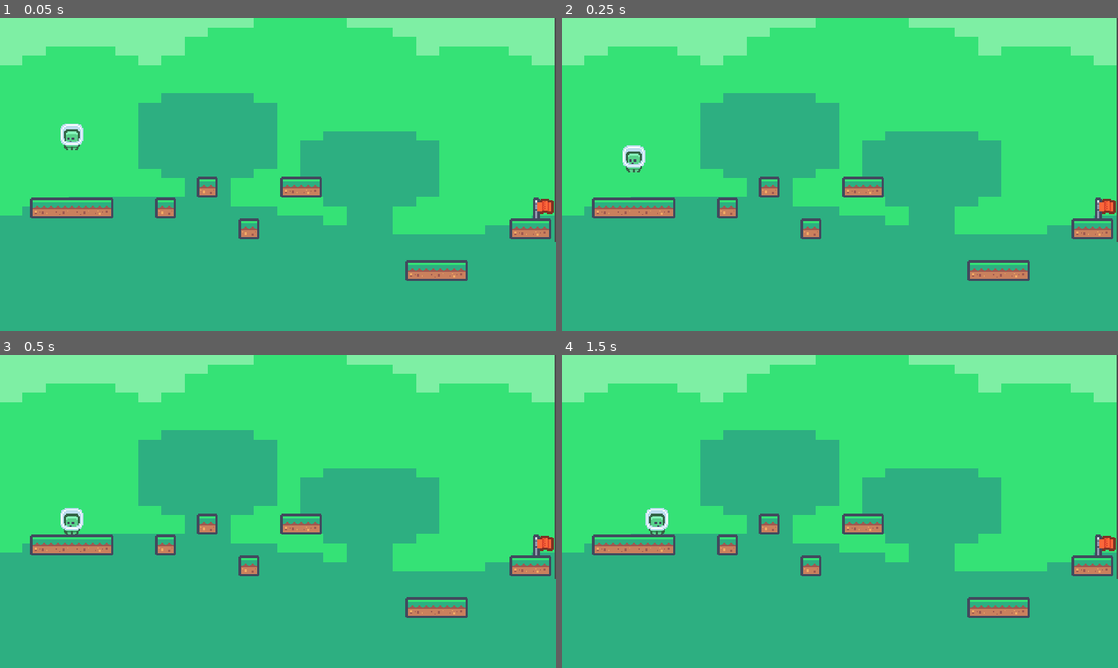
Above: before the commit, frames 1-4 (two rows, left to right).
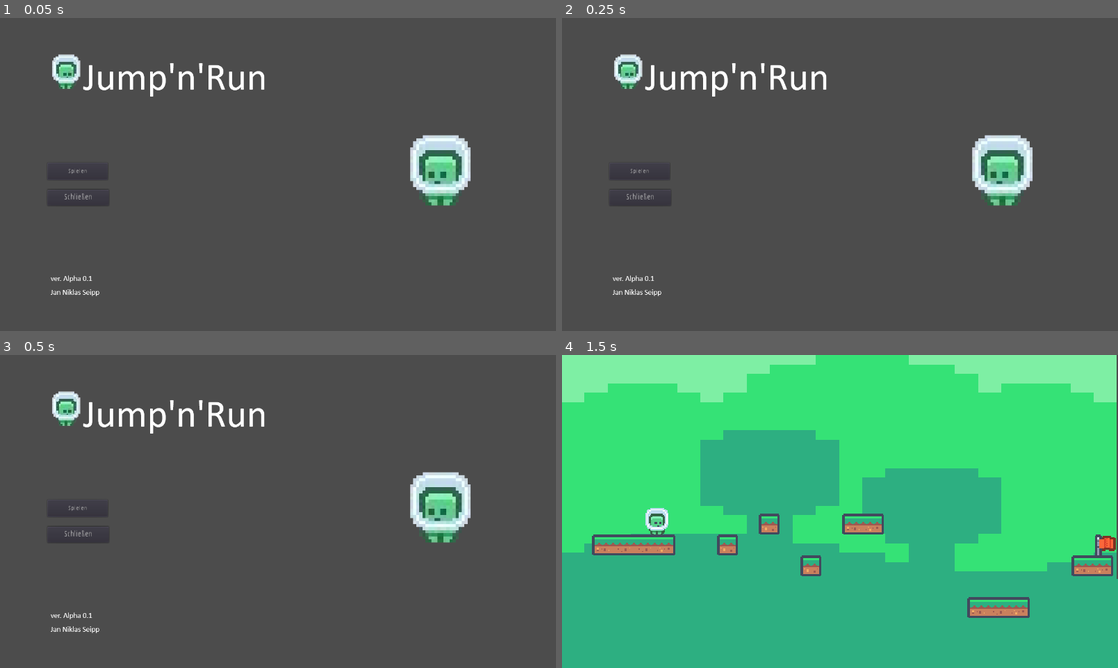
Above: after the commit, the same moments.

Repository: 01324lolwer/School-11th-Grade
Game: Godot game, scene res://MainMenu.tscn
Same seed, same stepped clock (60 frames per second), same inputs: the game is played once before the commit and once after it. Before the commit the project starts from res://Jump'n'Run.tscn.
Inputs (mouse positions are in pixels of both pictures, inside the frame that each line leads up to):
- Up to frame 1 (0.05 s): no input
- Up to frame 2 (0.25 s): no input
- Up to frame 3 (0.5 s): no input
- Up to frame 4 (1.5 s): click (639, 508) at 0.5 s, where only the run after the commit has a clickable "Spielen"; tap Enter at 1.25 s; hold D (right) from 1.28 s (still down)

The runs differ from the first frame. In frame 1, 99% of the frame differs, in the area x 0-100%, y 0-100%; in frame 2, 99%; in frame 3, 99%; in frame 4, nothing differs.

Commit message:
Funktionales Main menu
Funktioniert

Diff:
--- a/Jump'n'Run/Jump'n'Run.gd
+++ b/Jump'n'Run/Jump'n'Run.gd
@@ -10,3 +10,7 @@
 func _on_Ziel_body_entered(body):
 	if body is Player:
 		get_tree().reload_current_scene()
+
+
+func _on_CollisionShape2D_child_entered_tree(node):
+		get_tree().reload_current_scene()
--- a/Jump'n'Run/Jump'n'Run.tscn
+++ b/Jump'n'Run/Jump'n'Run.tscn
@@ -196,7 +196,7 @@
 6/z_index = 0
 
 [sub_resource type="RectangleShape2D" id=12]
-extents = Vector2( 249.125, 10 )
+extents = Vector2( 249.125, 23 )
 
 [sub_resource type="RectangleShape2D" id=13]
 extents = Vector2( 9, 9 )
@@ -236,7 +236,7 @@
 position = Vector2( 0, -1 )
 
 [node name="CollisionShape2D" type="CollisionShape2D" parent="Void"]
-position = Vector2( 177.75, 170 )
+position = Vector2( 179, 167 )
 shape = SubResource( 12 )
 
 [node name="Ziel" type="Area2D" parent="."]
@@ -250,4 +250,5 @@
 shape = SubResource( 13 )
 
 [connection signal="body_entered" from="Void" to="." method="_on_Area2D_body_entered"]
+[connection signal="child_entered_tree" from="Void/CollisionShape2D" to="." method="_on_CollisionShape2D_child_entered_tree"]
 [connection signal="body_entered" from="Ziel" to="." method="_on_Ziel_body_entered"]
--- a/Jump'n'Run/MainMenu.gd
+++ b/Jump'n'Run/MainMenu.gd
@@ -3,4 +3,10 @@
 
 
 func _on_Button_pressed():
+	get_tree().change_scene("res://Jump'n'Run.tscn")
 	pass # Replace with function body.
+
+
+func _on_Button2_pressed():
+	get_tree().quit()
+	pass # Replace with function body.
--- a/Jump'n'Run/MainMenu.tscn
+++ b/Jump'n'Run/MainMenu.tscn
@@ -10,6 +10,7 @@
 [node name="MainMenu" type="MarginContainer"]
 margin_right = 1366.0
 margin_bottom = 768.0
+rect_scale = Vector2( 0.35, 0.35 )
 custom_constants/margin_right = 120
 custom_constants/margin_top = 80
 custom_constants/margin_left = 120
@@ -50,12 +51,12 @@
 stretch_mode = 3
 
 [node name="Button" type="Button" parent="HBoxContainer/VBoxContainer/VBoxContainer/Spielen"]
-margin_left = -2.0
-margin_top = 9.0
-margin_right = 110.0
-margin_bottom = 29.0
+margin_left = -3.0
+margin_top = 1.0
+margin_right = 146.0
+margin_bottom = 43.0
 action_mode = 0
-text = "Spielen(sobreit)"
+text = "Spielen"
 
 [node name="Schließen" type="TextureRect" parent="HBoxContainer/VBoxContainer/VBoxContainer"]
 margin_top = 220.0
@@ -63,6 +64,14 @@
 margin_bottom = 266.0
 texture = ExtResource( 4 )
 stretch_mode = 3
+
+[node name="Button2" type="Button" parent="HBoxContainer/VBoxContainer/VBoxContainer/Schließen"]
+margin_left = -3.0
+margin_top = 1.0
+margin_right = 133.0
+margin_bottom = 28.0
+rect_scale = Vector2( 1.11429, 1.45715 )
+text = "Schließen"
 
 [node name="Version" type="TextureRect" parent="HBoxContainer/VBoxContainer"]
 margin_top = 546.0
@@ -87,3 +96,4 @@
 stretch_mode = 3
 
 [connection signal="pressed" from="HBoxContainer/VBoxContainer/VBoxContainer/Spielen/Button" to="." method="_on_Button_pressed"]
+[connection signal="pressed" from="HBoxContainer/VBoxContainer/VBoxContainer/Schließen/Button2" to="." method="_on_Button2_pressed"]
--- a/Jump'n'Run/project.godot
+++ b/Jump'n'Run/project.godot
@@ -21,7 +21,7 @@
 [application]
 
 config/name="Jump'n' Run"
-run/main_scene="res://Jump'n'Run.tscn"
+run/main_scene="res://MainMenu.tscn"
 config/icon="res://icon.png"
 
 [display]
Binary file added: Jump'n'Run/assets/main_menu/label_spielen - Kopie.png
Not shown, added: Jump'n'Run/assets/main_menu/label_spielen - Kopie.png.import
